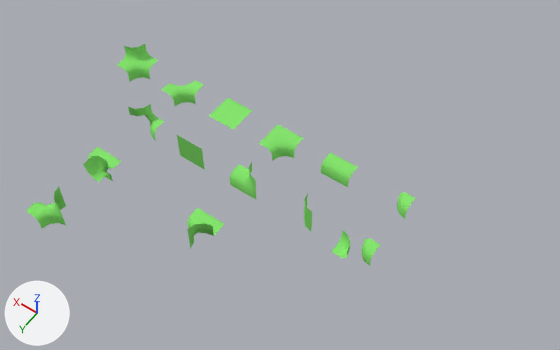
The Blender file datas/meshes/round-chunck-parts-lod-1.blend: old version first, new version second.
Before and after are seen from a 50 mm camera at (-5.14, 14.86, 18.45) aimed at (3.2, 3.19, 0.11). Every picture has the same lights, and +X, +Y and +Z are marked at lower left.

In view in the first picture: '10000000', '10000010', '10000100', '10001000', '10100000', '10101000', '11000000', '11000001', '11001000', '11001100', '11010001', '11100000', '11100100', '11110000'.
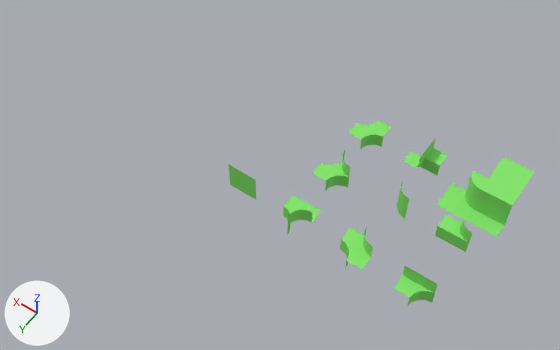
Boxes [x1, y1, x2, y2] around the edits, measured in the pictures (560 x 350 px):
'11110000', moved: before [209, 98, 252, 130]; after [489, 157, 534, 194]
'11000000', moved: before [321, 152, 358, 187]; after [477, 178, 520, 216]
'10101000', moved: before [26, 186, 66, 228]; after [313, 150, 350, 191]
'11001000', moved: before [230, 162, 256, 200]; after [435, 214, 472, 252]
'11010001', moved: before [187, 208, 224, 248]; after [283, 195, 321, 235]
'10100000', moved: before [162, 80, 203, 107]; after [348, 120, 391, 149]
'10000010', reshaped (33% narrower, 16% taller): before [331, 230, 381, 266]; after [340, 227, 373, 269]
'11001100', moved: before [177, 135, 205, 170]; after [228, 164, 256, 200]
'11101100', added (green): after [394, 266, 438, 306]
'11100000', deleted (green): before [259, 124, 303, 161]
'11100100', deleted (green): before [117, 44, 158, 81]
'11111000', added (green): after [436, 184, 477, 220]
'11111100', added (green): after [466, 200, 508, 237]
'11000001', deleted (green): before [83, 147, 121, 182]
'11000110', added (green): after [404, 138, 448, 175]
'10000000', moved: before [397, 192, 415, 219]; after [468, 171, 488, 199]
'10001000', moved: before [304, 193, 312, 231]; after [397, 181, 409, 219]
'10000100', deleted: before [128, 104, 164, 141]

Diff of the bpy script that builds the scene:
```diff
--- a/datas/meshes/round-chunck-parts-lod-1.blend.py
+++ b/datas/meshes/round-chunck-parts-lod-1.blend.py
@@ me_10000000_008 @@
-me_10000000_008.from_pydata(...)  # 26 vertices, 18 faces; spans x -0.5..0.5, y -0.5..0.5, z -0.5..0.5
+me_10000000_008.from_pydata(...)  # 22 vertices, 14 faces; spans x -0.5..0.5, y -0.5..0.5, z -0.5..0.5
+# me_10000000_008 part 1: the whole mesh is rebuilt
 me_10000000_008.materials.append(mat_green)
@@ me_10000000_021 @@
+me_10000000_021.from_pydata([(0.0, 0.0, -0.5), (-0.5, -0.5, 0.0), (-0.5, 0.0, 0.0), (-0.5, 0.0, -0.5), (0.0, 0.0, 0.5), (0.0, 0.0, 0.0), (0.5, 0.5, 0.0), (0.0, 0.5, 0.0), (0.0, 0.5, 0.5), (0.0, -0.5, 0.5), (0.0, -0.5, 0.0), (0.5, 0.0, -0.5), (0.5, 0.0, 0.0)], [], [(5, 2, 1, 10), (0, 3, 2, 5), (5, 7, 6, 12), (4, 8, 7, 5), (4, 5, 10, 9), (0, 5, 12, 11)])
+me_10000000_021.materials.append(mat_green)  # green #87e76f
@@ me_10000000_011 @@
+me_10000000_011.from_pydata([(0.5, 0.0, 0.5), (0.5, 0.5, 0.0), (0.5, 0.0, 0.0), (-0.5, 0.0, 0.0), (-0.5, 0.0, 0.0), (-0.5, 0.5, 0.0), (-0.5, 0.0, 0.5), (0.5, 0.0, 0.0)], [], [(2, 1, 5, 4), (0, 7, 3, 6)])
+me_10000000_011.materials.append(mat_green)  # green #87e76f
@@ ob_11110000 @@
 ob_11110000 = bpy.data.objects.new('11110000', me_11110000)
-ob_11110000.location = (6.0, 2.0, 0.0)
+ob_11110000.location = (-2.5, -0.5, 0.5)
@@ ob_10000000 @@
 ob_10000000 = bpy.data.objects.new('10000000', me_10000000)
-ob_10000000.location = (0.0, 2.0, 0.0)
+ob_10000000.location = (-1.5, 0.5, 0.5)
@@ ob_10001000 @@
 ob_10001000 = bpy.data.objects.new('10001000', me_10000000_002)
-ob_10001000.location = (2.0, 4.0, 0.0)
+ob_10001000.location = (0.0, 2.0, 0.0)
@@ ob_11100100 @@
-ob_11100100 = bpy.data.objects.new('11100100', me_10000000_004)
@@ ob_11001100 @@
 ob_11001100 = bpy.data.objects.new('11001100', me_11001100)
-ob_11001100.location = (6.0, 4.0, 0.0)
+ob_11001100.location = (4.0, 4.0, 0.0)
@@ ob_11000000 @@
 ob_11000000 = bpy.data.objects.new('11000000', me_10000000_006)
-ob_11000000.location = (2.0, 2.0, 0.0)
+ob_11000000.location = (-2.5, 0.5, 0.5)
@@ ob_11100000 @@
-ob_11100000 = bpy.data.objects.new('11100000', me_10000000_007)
@@ ob_11001000 @@
 ob_11001000 = bpy.data.objects.new('11001000', me_10000000_010)
-ob_11001000.location = (4.0, 4.0, 0.0)
+ob_11001000.location = (-2.0, 2.0, 0.0)
@@ ob_10100000 @@
 ob_10100000 = bpy.data.objects.new('10100000', me_10000000_013)
-ob_10100000.location = (8.0, 2.0, 0.0)
+ob_10100000.location = (2.0, 0.0, 0.0)
@@ ob_10000100 @@
-ob_10000100 = bpy.data.objects.new('10000100', me_10000000_014)
@@ ob_11000001 @@
-ob_11000001 = bpy.data.objects.new('11000001', me_10000000_005)
@@ ob_10101000 @@
 ob_10101000 = bpy.data.objects.new('10101000', me_10000000_009)
-ob_10101000.location = (8.0, 8.0, 0.0)
+ob_10101000.location = (2.0, 2.0, 0.0)
@@ ob_11010001 @@
 ob_11010001 = bpy.data.objects.new('11010001', me_10000000_012)
-ob_11010001.location = (4.0, 6.0, 0.0)
+ob_11010001.location = (2.0, 4.0, 0.0)
@@ ob_11000110 @@
+ob_11000110 = bpy.data.objects.new('11000110', me_10000000_021)
+ob_11000110.location = (0.0, 0.0, 0.0)
@@ ob_11101100 @@
+ob_11101100 = bpy.data.objects.new('11101100', me_10000000_020)  # 14 vertices, 10 faces; spans x -0.5..0.5, y 0.0..0.5, z -0.5..0.5; in mat_green (green #87e76f); modifiers EDGE_SPLIT
+ob_11101100.location = (-2.0, 4.0, 0.0)
@@ ob_11111100 @@
+ob_11111100 = bpy.data.objects.new('11111100', me_10000000_011)
+ob_11111100.location = (-2.5, 0.5, -0.5)
@@ ob_11111000 @@
+ob_11111000 = bpy.data.objects.new('11111000', me_10000000_001)  # 13 vertices, 8 faces; spans x -0.5..0.5, y -0.5..0.5, z 0.0..0.5; in mat_green (green #87e76f); modifiers EDGE_SPLIT
+ob_11111000.location = (-1.5, 0.5, -0.5)
```
